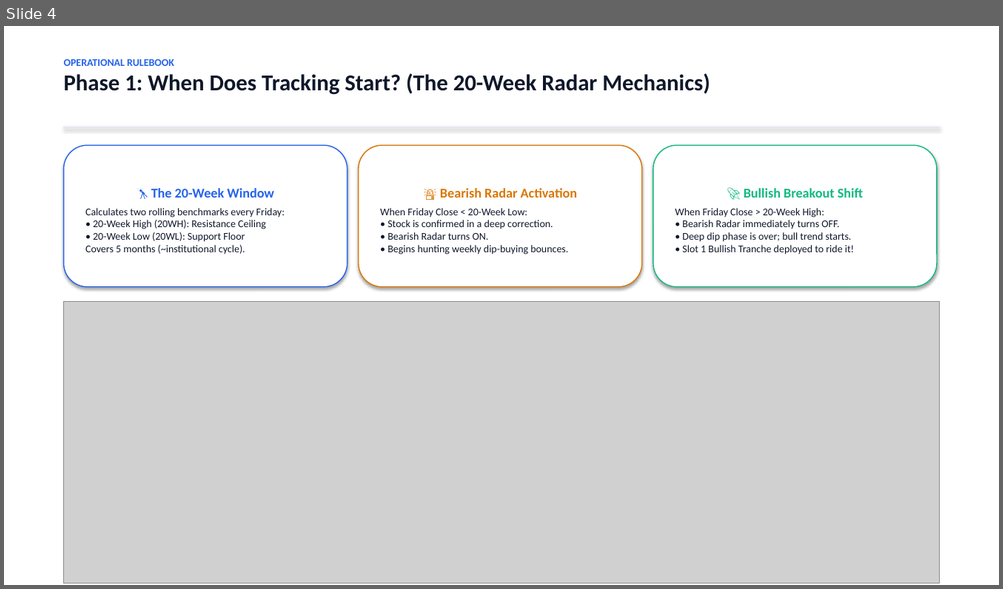
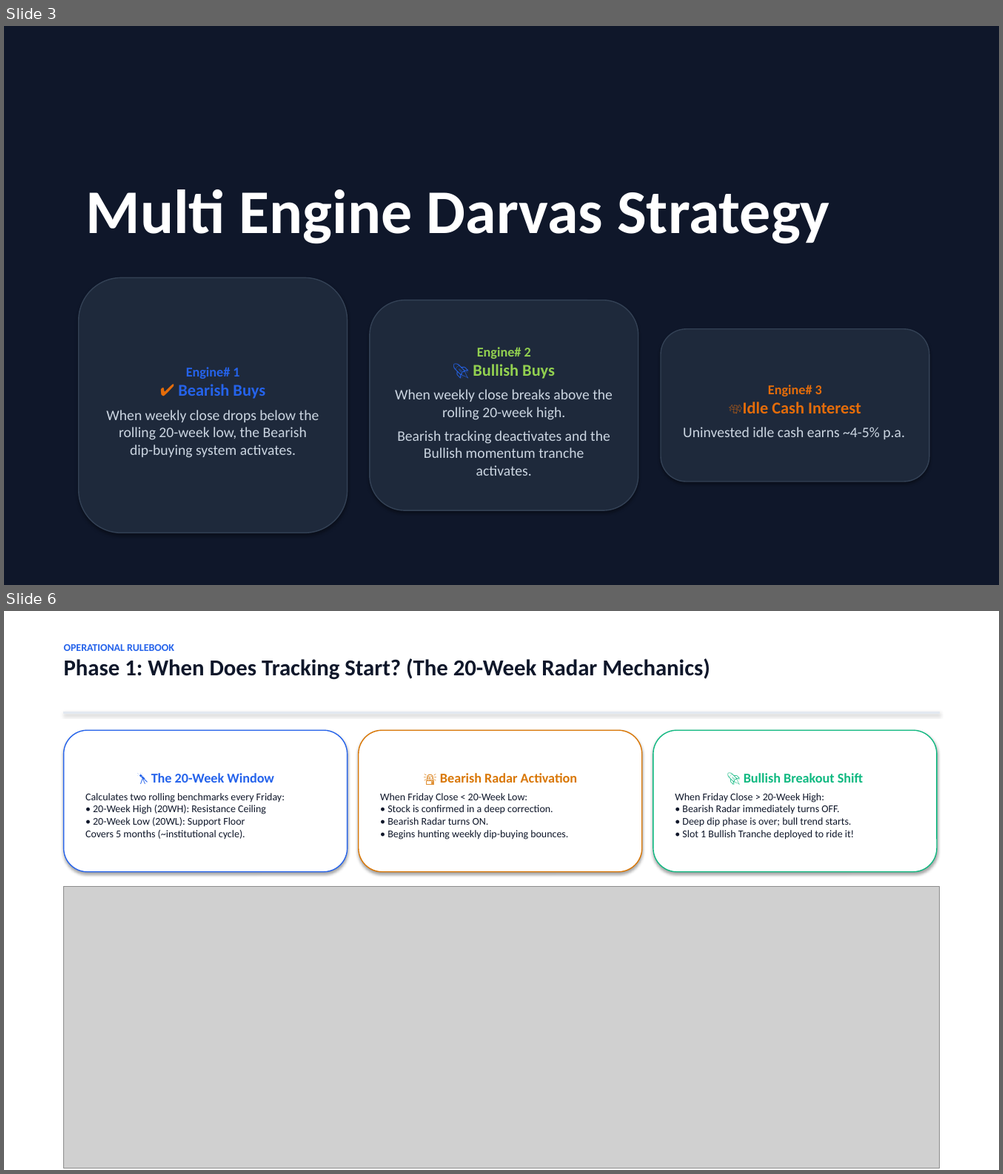
Before and after one commit to Fulera2021/Darvas-Bearish-Bullish-combo, a slide deck: Darvas_Strategy_Rulebook_Deck_v2.pptx. Shown one above the other, each under a label of ours: slide 4 before the commit, slides 3 and 6 after it; the slides between them are not shown. The pictures are 1003x589 and 1003x1174 pixels, drawn with LibreOffice and Linux fonts; fonts in the diff are those of the drawing; grey boxes stand for pictures. Boxes give left, top, right and bottom in pixels: in the first picture for what was removed or moved away, otherwise in the second. Text is boxed around its words. In the diff, an @@ line names an element or a change of style, - is before the commit and + after.

```diff
--- a/Darvas_Strategy_Rulebook_Deck_v2.pptx
+++ b/Darvas_Strategy_Rulebook_Deck_v2.pptx
@@ slide 3 added at bbox=[4, 26, 999, 585], background #FFFFFF @@
@@ rectangle added at bbox=[4, 26, 999, 585], fill #0F172A, outline #0F172A 0.75 pt @@
@@ text added at bbox=[86, 190, 829, 244], 60 pt, text #FFFFFF, bold @@
+Multi Engine Darvas Strategy
@@ rounded rectangle added at bbox=[79, 278, 347, 534], fill #1E293B, outline #334155 1 pt, 14 pt, text #CBD5E1 @@
+Engine# 1
+✔ Bearish Buys
+When weekly close drops below the rolling 20-week low, the Bearish dip-buying system activates.
@@ rounded rectangle added at bbox=[370, 301, 638, 511], fill #1E293B, outline #334155 1 pt, 14 pt, text #CBD5E1 @@
+Engine# 2
+🚀 Bullish Buys
+When weekly close breaks above the rolling 20-week high.
+Bearish tracking deactivates and the Bullish momentum tranche activates.
@@ rounded rectangle added at bbox=[660, 329, 929, 483], fill #1E293B, outline #334155 1 pt, 14 pt, text #CBD5E1 @@
+Engine# 3
+💸Idle Cash Interest
+Uninvested idle cash earns ~4-5% p.a.
@@ what was slide 4 is now slide 6 @@
```
Also in this commit, not shown: 1 slide changed, 2 other slides added, 1 slide removed, 4 other files.
